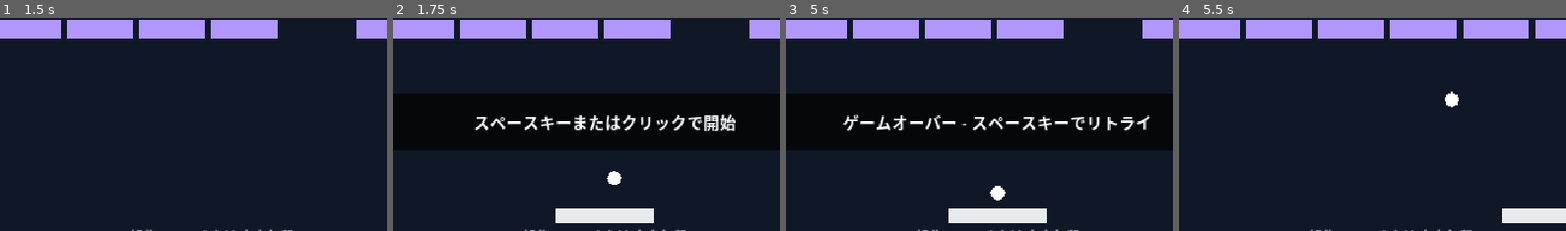
Above: before the commit, frames 1-4 (left to right).
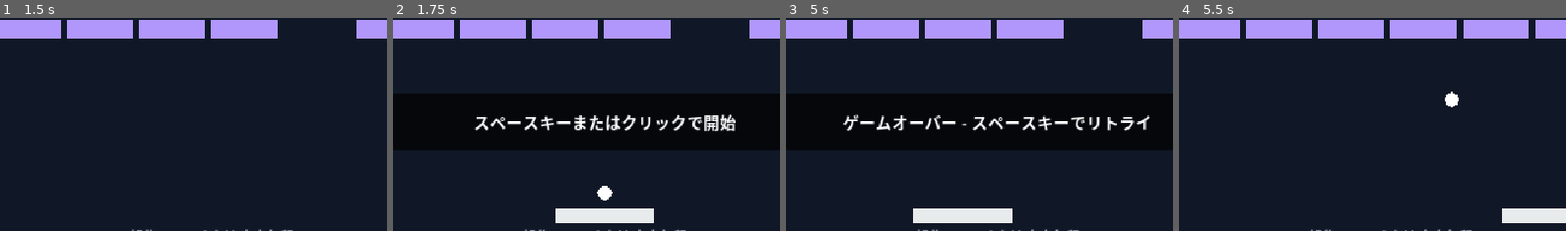
Above: after the commit, the same moments.

Repository: ittokunvim/example-godot
Game: Godot game, scene res://main.tscn
The game is run twice, just before and just after one commit, with the same random seed, the same clock (stepped at 60 frames per second) and the same inputs.
Inputs (mouse positions are % of the whole screen's width and height, from its top left):
- Up to frame 1 (1.5 s): tap Enter (ui_accept) at 0.5, 1.35 s; move the mouse to (45, 69) at 0.52 s; hold Enter (ui_accept) 0.53-1.28 s; hold D (move_right) from 0.53 s (still down); click (45, 69) at 0.67 s; move the mouse to (81, 64) at 1.27 s
- Up to frame 2 (1.75 s): keep holding D (move_right); tap Enter (ui_accept) at 1.52 s
- Up to frame 3 (5 s): tap Enter (ui_accept) at 1.82, 2.85, 3.02, 3.32, 4.35, 4.52, 4.82 s; move the mouse to (19, 33) at 2.02 s; release D (move_right) at 2.03 s; hold Enter (ui_accept) 2.03-2.78 s; hold A (move_left) 2.03-4.28 s; move the mouse to (55, 48) at 2.77 s; click (55, 48) at 2.92 s; move the mouse to (35, 22) at 3.52 s; hold Enter (ui_accept) 3.53-4.28 s; move the mouse to (72, 43) at 4.27 s; hold D (move_right) from 4.28 s (still down)
- Up to frame 4 (5.5 s): keep holding D (move_right); move the mouse to (30, 53) at 5.02 s; hold Enter (ui_accept) from 5.03 s (still down); click (30, 53) at 5.17 s
The pictures show only the part of the screen within x 23-73%, y 46-96%; the shares and areas given below are measured in that part.

Frame 1 is identical in both runs. In frame 2, 0.4% of the frame differs, in the area x 52-60%, y 71-86%; in frame 3, 1.4%, in the area x 32-68%, y 78-97%; in frame 4, nothing differs.

Commit message:
Fix codes

Diff:
--- a/breakout/ball.gd
+++ b/breakout/ball.gd
@@ -17,8 +17,7 @@
 	if collision == null:
 		return
 
-	if not bounce_sound.playing:
-		bounce_sound.play()
+	bounce_sound.play()
 	var collider := collision.get_collider()
 	if collider is BreakoutBrick:
 		collider.take_hit()
--- a/breakout/game.gd
+++ b/breakout/game.gd
@@ -37,6 +37,7 @@
 func _unhandled_input(event: InputEvent) -> void:
 	if _playing:
 		return
+
 	if _awaiting_launch:
 		if event.is_action_pressed("ui_accept"):
 			_start_or_restart()
@@ -45,18 +46,20 @@
 
 	if _game_over:
 		if event.is_action_pressed("ui_accept"):
+			if _lives <= 0 or _bricks_remaining == 0:
+				_score = 0
+				_lives = 3
 			_game_over = false
 			_awaiting_launch = true
 			_create_bricks()
+			ball.reset()
+			paddle.reset()
 			paddle.set_active(true)
+			_update_hud()
 			_show_overlay("スペースキーまたはクリックで開始")
 
 
 func _start_or_restart() -> void:
-	if _lives <= 0 or _bricks_remaining == 0:
-		_score = 0
-		_lives = 3
-
 	paddle.reset()
 	paddle.set_active(true)
 	ball.reset()
@@ -109,21 +112,20 @@
 	_awaiting_launch = true
 	_lives -= 1
 	_update_hud()
-	ball.reset()
-	paddle.reset()
 	paddle.set_active(false)
 	_show_overlay("スペースキーまたはクリックで開始")
 	if _lives <= 0:
 		game_over_sound.play()
+		_awaiting_launch = false
 		_playing = false
-		_awaiting_launch = false
 		_game_over = true
 		paddle.set_active(false)
 		_show_overlay("ゲームオーバー - スペースキーでリトライ")
 		return
 
+	ball.reset()
+	paddle.reset()
 	failure_sound.play()
-	ball.launch()
 
 
 func _update_hud() -> void:
--- a/breakout/main.tscn
+++ b/breakout/main.tscn
@@ -3,11 +3,11 @@
 [ext_resource type="Script" uid="uid://bi6imj10v8tiq" path="res://game.gd" id="1_game"]
 [ext_resource type="Script" uid="uid://ce2ppdeijapvb" path="res://paddle.gd" id="2_paddle"]
 [ext_resource type="Script" uid="uid://mjb5g8hv4vse" path="res://ball.gd" id="3_ball"]
-[ext_resource type="AudioStream" uid="uid://chw1n2shbopfa" path="res://assets/効果音ラボ-ボタン決定音.wav" id="4_1bvp3"]
+[ext_resource type="AudioStream" uid="uid://cnhyf23kbn3yj" path="res://assets/NozomiMiura-Streets_of_Dawn.ogg" id="4_1bvp3"]
+[ext_resource type="AudioStream" uid="uid://chw1n2shbopfa" path="res://assets/効果音ラボ-ボタン決定音.wav" id="4_5vw27"]
 [ext_resource type="AudioStream" uid="uid://c7eco07imxkrs" path="res://assets/効果音ラボ-ボタンシステム音.wav" id="4_272bh"]
 [ext_resource type="AudioStream" uid="uid://h2hto3m7crrv" path="res://assets/効果音ラボ-成功音.wav" id="6_5vw27"]
 [ext_resource type="AudioStream" uid="uid://dubdbs3ygjg4w" path="res://assets/効果音ラボ-落下音.wav" id="7_kek77"]
-[ext_resource type="AudioStream" uid="uid://cnhyf23kbn3yj" path="res://assets/NozomiMiura-Streets_of_Dawn.ogg" id="4_1bvp3"]
 
 [sub_resource type="RectangleShape2D" id="HorizontalWallShape"]
 size = Vector2(960, 24)
@@ -82,7 +82,7 @@
 shape = SubResource("BallShape")
 
 [node name="BounceSound" type="AudioStreamPlayer" parent="Ball" unique_id=1826632176]
-stream = ExtResource("4_1bvp3")
+stream = ExtResource("4_5vw27")
 volume_db = -10.0
 
 [node name="Bricks" type="Node2D" parent="." unique_id=114386060]
@@ -160,6 +160,7 @@
 
 [node name="FailureSound" type="AudioStreamPlayer" parent="." unique_id=1248645963]
 stream = ExtResource("7_kek77")
+
 [node name="BGM" type="AudioStreamPlayer" parent="." unique_id=1916215650]
 stream = ExtResource("4_1bvp3")
 autoplay = true
